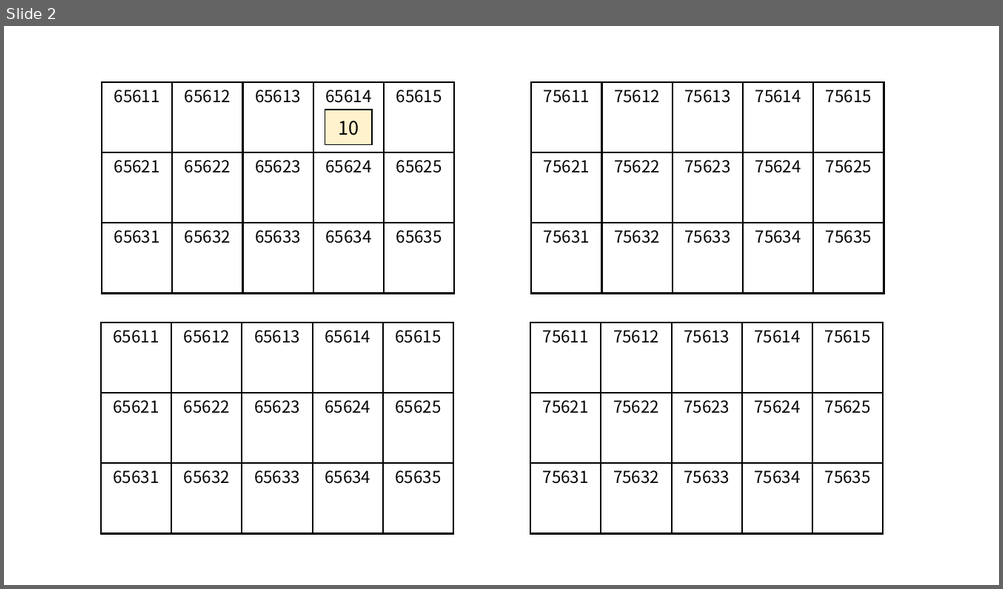
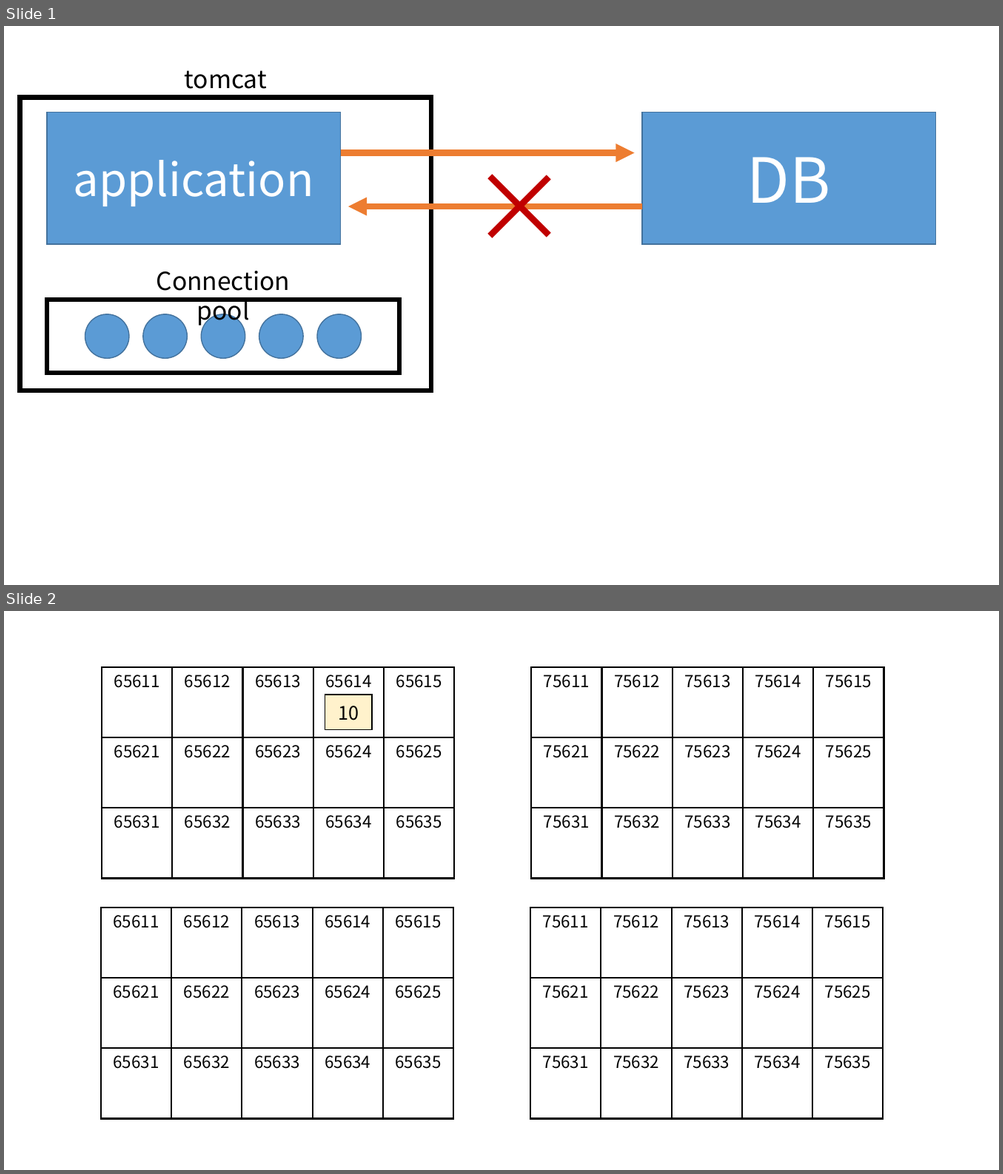
Before and after one commit to ho8566z/daily_log, a slide deck: notion/create_notion_img.pptx. Shown one above the other, each under a label of ours: slide 2 before the commit, slides 1 and 2 after it. The pictures are 1003x589 and 1003x1174 pixels, drawn with LibreOffice and Linux fonts; fonts in the diff are those of the drawing. Boxes give left, top, right and bottom in pixels: in the first picture for what was removed or moved away, otherwise in the second. Text is boxed around its words. In the diff, an @@ line names an element or a change of style, - is before the commit and + after.

```diff
--- a/notion/create_notion_img.pptx
+++ b/notion/create_notion_img.pptx
@@ slide 1 added at bbox=[4, 26, 999, 585], background #FFFFFF @@
@@ text added at bbox=[185, 70, 267, 89], 24 pt, text #000000 @@
+tomcat
@@ rectangle added at bbox=[20, 98, 431, 392], outline #000000 4.5 pt @@
@@ rectangle added at bbox=[46, 112, 341, 244], fill #5B9BD5, outline #43739E 1 pt, 44 pt, text #FFFFFF @@
+application
@@ rectangle added at bbox=[642, 112, 936, 244], fill #5B9BD5, outline #43739E 1 pt, 60 pt, text #FFFFFF @@
+DB
@@ arrow added from (341, 153) to (634, 153), #ED7D31 6 pt @@
@@ line added from (489, 177) to (549, 235), #C00000 6 pt @@
@@ line added from (549, 178) to (489, 236), #C00000 6 pt @@
@@ arrow added from (642, 207) to (348, 207), #ED7D31 6 pt @@
@@ text added at bbox=[156, 271, 290, 327], 24 pt, text #000000 @@
+Connection pool
@@ rectangle added at bbox=[46, 300, 398, 373], outline #000000 4.5 pt @@
@@ ellipse added at bbox=[85, 315, 129, 359], fill #5B9BD5, outline #43739E 1 pt @@
@@ ellipse added at bbox=[143, 315, 187, 359], fill #5B9BD5, outline #43739E 1 pt @@
@@ ellipse added at bbox=[201, 315, 245, 359], fill #5B9BD5, outline #43739E 1 pt @@
@@ ellipse added at bbox=[259, 315, 303, 359], fill #5B9BD5, outline #43739E 1 pt @@
@@ ellipse added at bbox=[317, 315, 361, 359], fill #5B9BD5, outline #43739E 1 pt @@
```
Also in this commit, not shown: 1 slide removed, 7 other files.
